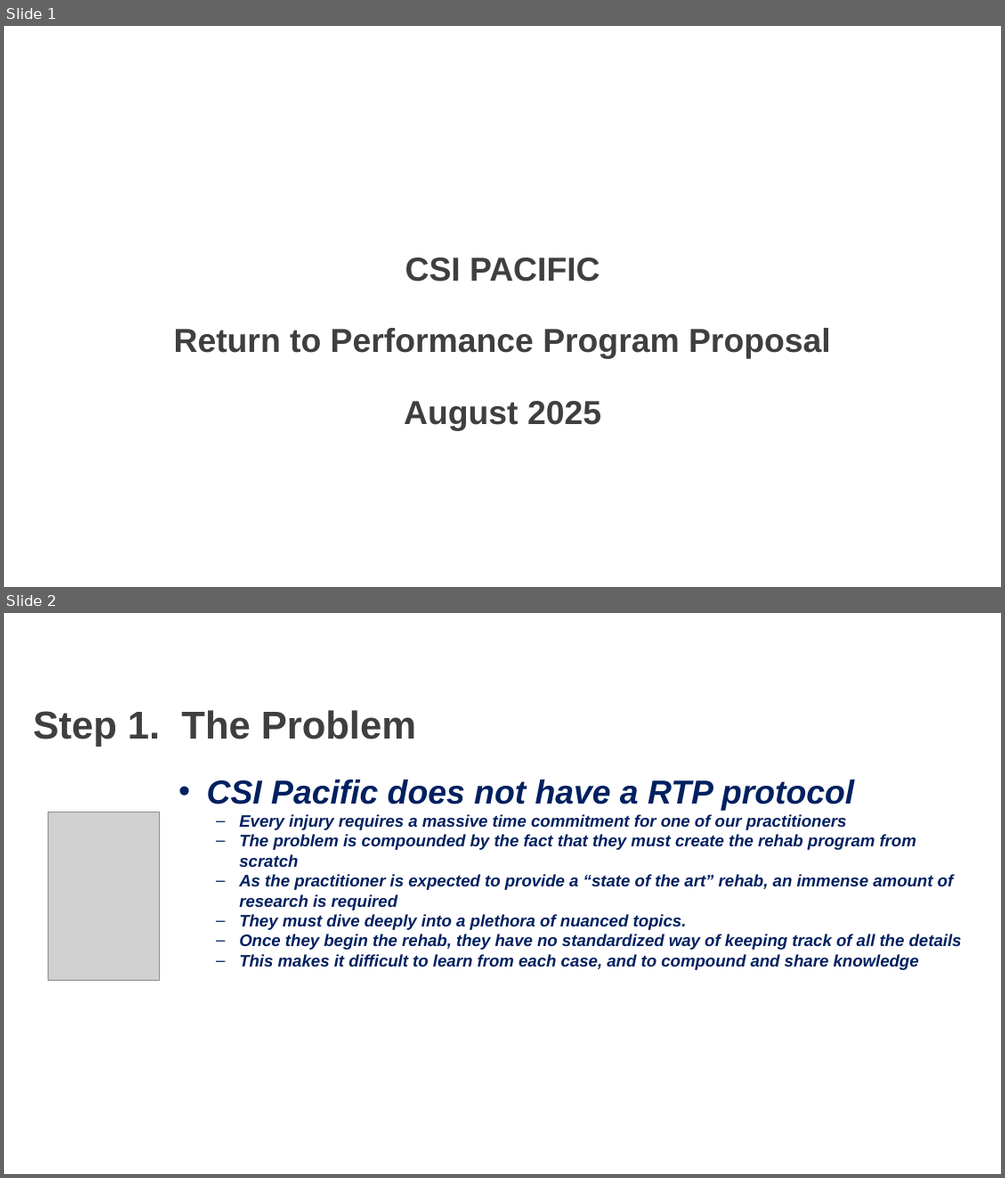
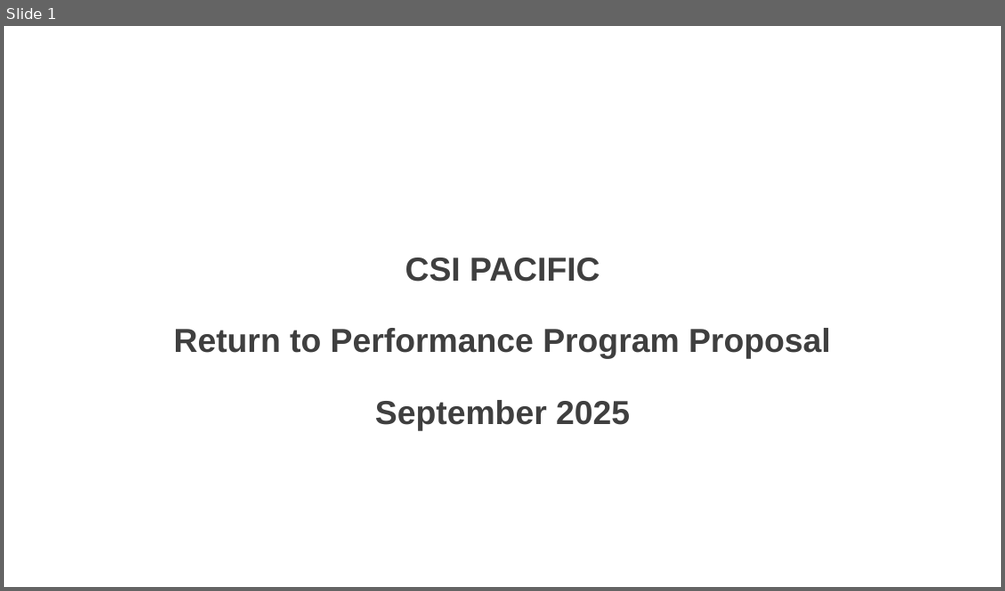
Before and after one commit to AKates717/CSI-Pacific-RTP, a slide deck: RTP Resources/RTP_Project_Pitch.pptx. Shown one above the other, each under a label of ours: slides 1 and 2 before the commit, slide 1 after it. The pictures are 1005x1178 and 1005x591 pixels, drawn with LibreOffice and Linux fonts; fonts in the diff are those of the drawing; grey boxes stand for pictures; background and template pictures are left out. Boxes give left, top, right and bottom in pixels: in the first picture for what was removed or moved away, otherwise in the second. Text is boxed around its words. In the diff, an @@ line names an element or a change of style, - is before the commit and + after.

```diff
--- a/RTP Resources/RTP_Project_Pitch.pptx
+++ b/RTP Resources/RTP_Project_Pitch.pptx
@@ slide 2 removed at [4,613,1001,1174], background picture (left out) @@
@@ title removed at [33,710,416,747] @@
-Step 1. The Problem
@@ text removed at [207,779,962,970] @@
-• CSI Pacific does not have a RTP protocol
-  – Every injury requires a massive time commitment for one of our practitioners
-  – The problem is compounded by the fact that they must create the rehab program from scratch
-  – As the practitioner is expected to provide a “state of the art” rehab, an immense amount of research is required
-  – They must dive deeply into a plethora of nuanced topics.
-  – Once they begin the rehab, they have no standardized way of keeping track of all the details
-  – This makes it difficult to learn from each case, and to compound and share knowledge
@@ picture removed at [48,811,160,981] @@
@@ slide 1 changed as well @@
@@ title at [174,257,831,431]: text changed @@
-CSI PACIFIC
-Return to Performance Program Proposal
-August 2025
+CSI PACIFIC
+Return to Performance Program Proposal
+September 2025
```
Also in this commit, not shown: 7 other slides changed, 2 slides added, 49 other files.
